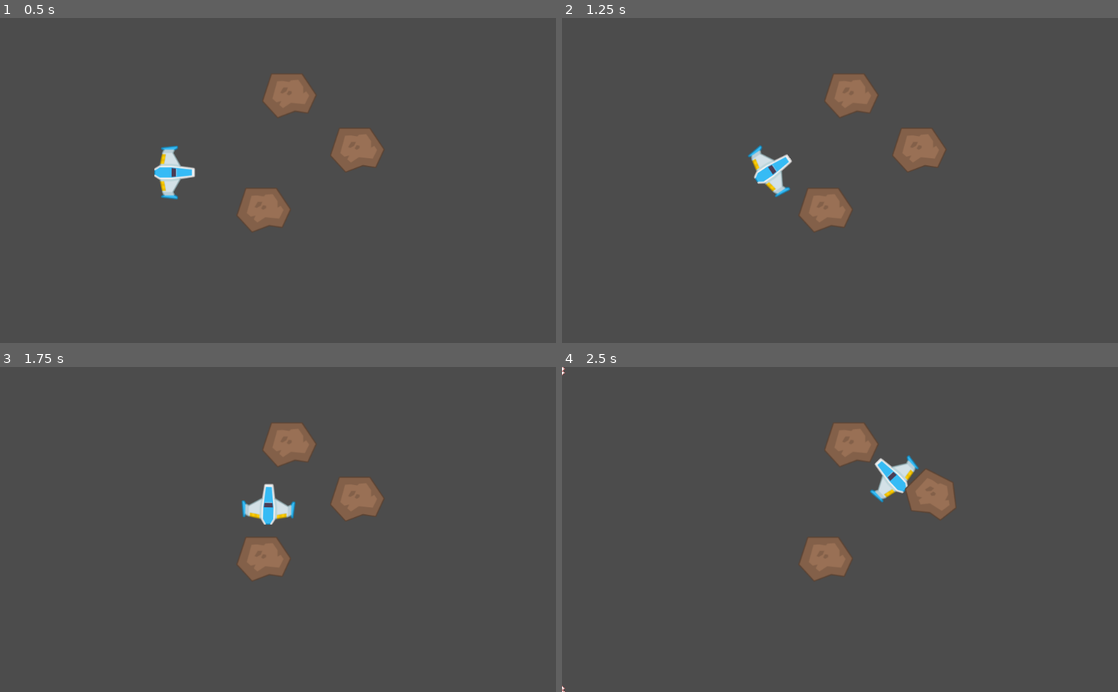
Above: before the commit, frames 1-4 (two rows, left to right).
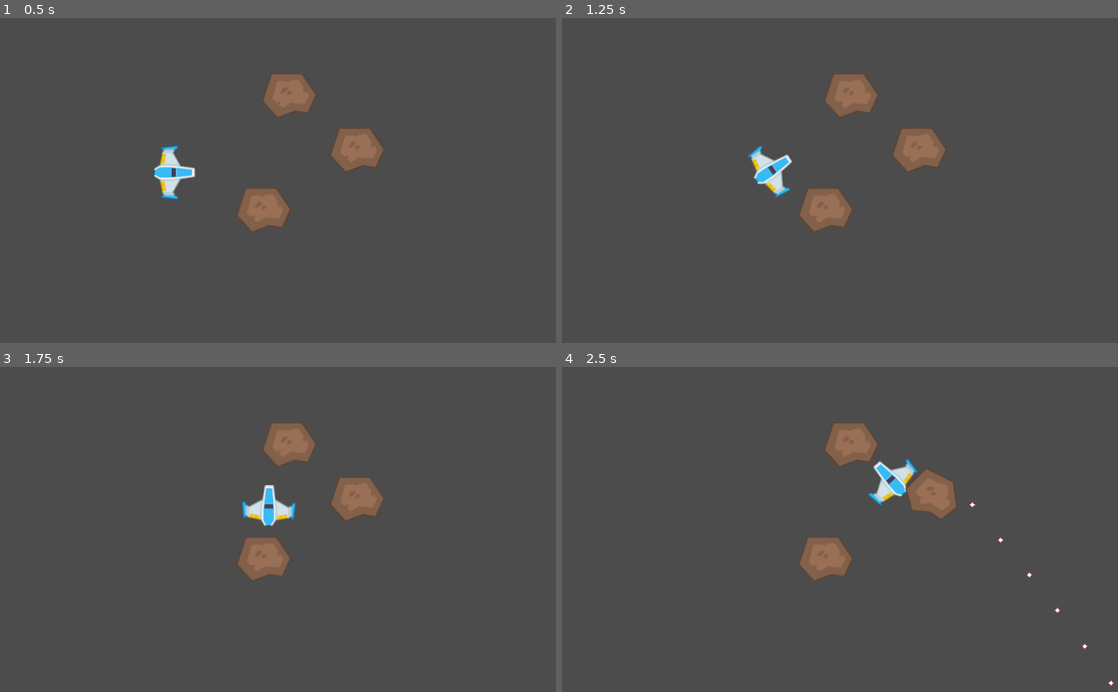
Above: after the commit, the same moments.

Repository: cgrooves/azteroids
Game: Godot game, scene res://src/MainGame.tscn
Same seed, same stepped clock (60 frames per second), same inputs: the game is played once before the commit and once after it.
Inputs:
- Up to frame 1 (0.5 s): no input
- Up to frame 2 (1.25 s): tap Enter at 0.5 s; hold Up (booster_forward) from 0.53 s (still down); hold Left (booster_port) from 0.53 s (still down)
- Up to frame 3 (1.75 s): release Up (booster_forward) at 1.28 s; release Left (booster_port) at 1.28 s; tap Right (booster_stbd) at 1.35 s
- Up to frame 4 (2.5 s): hold Up (booster_forward) from 2.03 s (still down); hold Space (fire) from 2.03 s (still down)

Frame 1 is identical in both runs. In frame 2, 0.1% of the frame differs, in the area x 33-42%, y 39-56%; in frame 3, 0.3%; in frame 4, 0.6%, in the area x 0-100%, y 0-100%.

Commit message:
Give PDC initial impulse
When fired, give the PDC an initial impulse in the direction that the
player ship is pointing

Diff:
--- a/src/Character.gd
+++ b/src/Character.gd
@@ -4,6 +4,7 @@
 export (int) var thrust_mag
 export (int) var torque_mag
 export (int) var firing_frame_delay
+export (int) var pdc_power
 
 onready var pdc = preload("res://src/PDC.tscn")
 
@@ -25,14 +26,17 @@
 
 	# handle firing
 	if firing and firing_frames == firing_frame_delay:
-		get_parent().add_child(pdc.instance())
+		var new_pdc = pdc.instance()
+		var pdc_impulse = thrust + Vector2(pdc_power, 0).rotated(self.rotation)
+		new_pdc.apply_central_impulse(pdc_impulse)
+		get_parent().add_child(new_pdc)
 		firing_frames = 0
 
 func get_input():
 
 	# Handle forward thrust
 	if Input.is_action_pressed("booster_forward"):
-		thrust = Vector2(thrust_mag, 0)
+		thrust = Vector2(thrust_mag, 0).rotated(self.rotation)
 	else:
 		thrust = Vector2()
 
@@ -53,7 +57,7 @@
 ##
 # Move the character
 func _integrate_forces(state):
-	add_central_force(thrust.rotated(self.rotation))
+	add_central_force(thrust)
 	add_torque(rotation_direction * torque_mag)
 
 	._integrate_forces(state)
--- a/src/Character.tscn
+++ b/src/Character.tscn
@@ -13,6 +13,7 @@
 thrust_mag = 250
 torque_mag = 1500
 firing_frame_delay = 4
+pdc_power = 1000
 
 [node name="CollisionShape2D" type="CollisionShape2D" parent="."]
 shape = SubResource( 1 )
